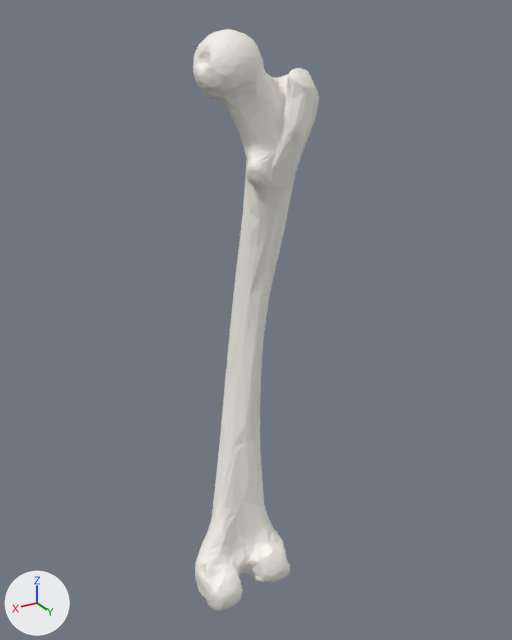
One commit to the glTF model models/v3-femur.glb: the scene before it, then after it.
Rendered twice from a 50 mm lens placed at (0.555, 0.947, 0.519), pointed at (-0.018, -0.009, 0.041). Lighting does not change. The marker at lower left points along +X, +Y and +Z. The first picture is the older version.

Names of what the first picture shows: 'Femur.r#0', 'Femur.r#1'.
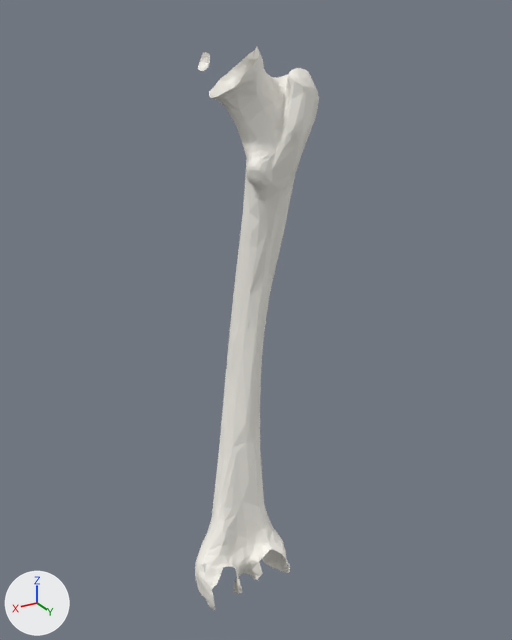
Where the change shows, as pixel boxes (x1, y1, x2, y2) in the pictures (512 x 640 px):
```json
{"object": "Femur.r#0", "change": "deleted", "before": [193, 29, 290, 611]}
```

The change, as JSON lines over the scene's bpy script:
```json
{"op": "remove", "block": "ob_femur_r_0", "code": ["ob_femur_r_0 = bpy.data.objects.new('Femur.r#0', me_femur_r_0)", "ob_femur_r_0.location = (0.0, 0.0, 0.0)"]}
```
